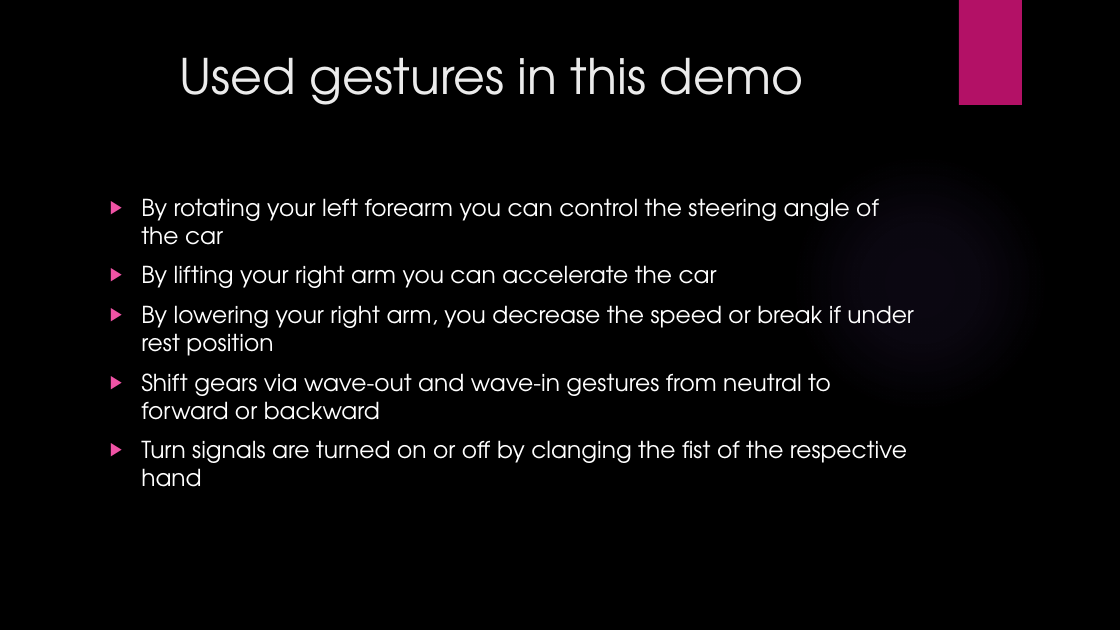
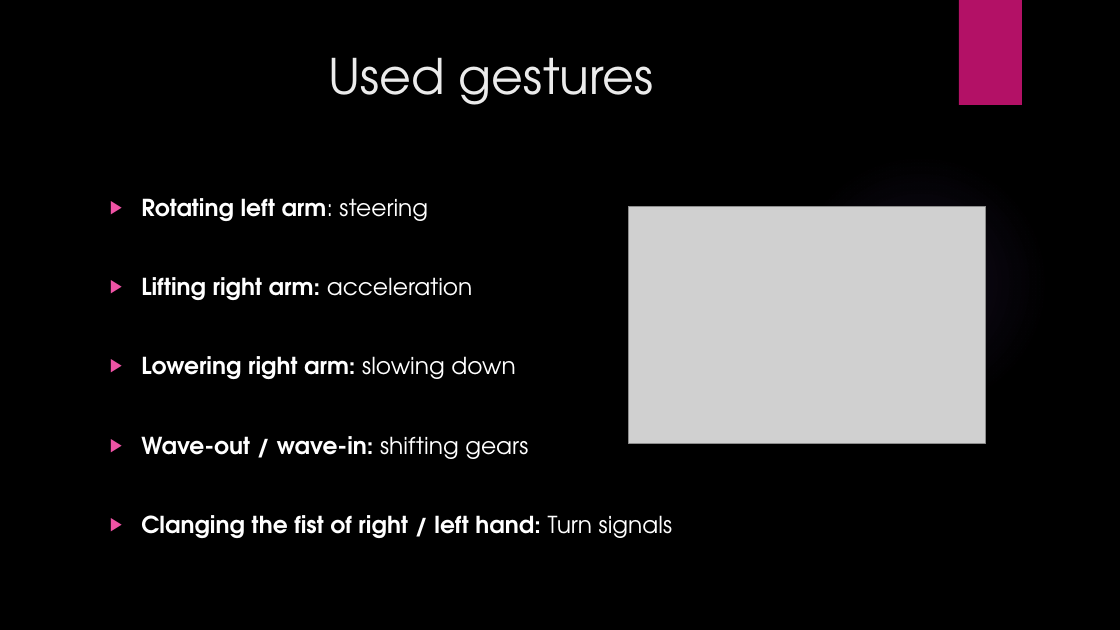
Before and after one commit to Tineler/Myo-Car-Control, a slide deck: slide 6 of Myo-Car_Amag.pptx (slide 7 before the commit). Drawn at 1120x630 pixels with LibreOffice and Linux fonts; fonts in the diff are those of the drawing; grey boxes stand for pictures; background and template pictures are left out. Boxes give left, top, right and bottom in pixels: in the first picture for what was removed or moved away, otherwise in the second. Text is boxed around its words. In the diff, an @@ line names an element or a change of style, - is before the commit and + after.

Commit message:
Update presentation

```diff
--- a/Myo-Car_Amag.pptx
+++ b/Myo-Car_Amag.pptx
@@ title at (329,57,654,105): text changed @@
-Used gestures in this demo
+Used gestures
@@ text at (141,198,672,538): text changed; bold on @@
-▶ By rotating your left forearm you can control the steering angle of the car
-▶ By lifting your right arm you can accelerate the car
-▶ By lowering your right arm, you decrease the speed or break if under rest position
-▶ Shift gears via wave-out and wave-in gestures from neutral to forward or backward
-▶ Turn signals are turned on or off by clanging the fist of the respective hand
+▶ Rotating left arm: steering
+▶ Lifting right arm: acceleration
+▶ Lowering right arm: slowing down
+▶ Wave-out / wave-in: shifting gears
+▶ Clanging the fist of right / left hand: Turn signals
@@ picture added at (628,207,986,444) @@
```
Also in this commit, not shown: 2 other slides changed, 1 slide added, 1 slide removed, 1 other file.
